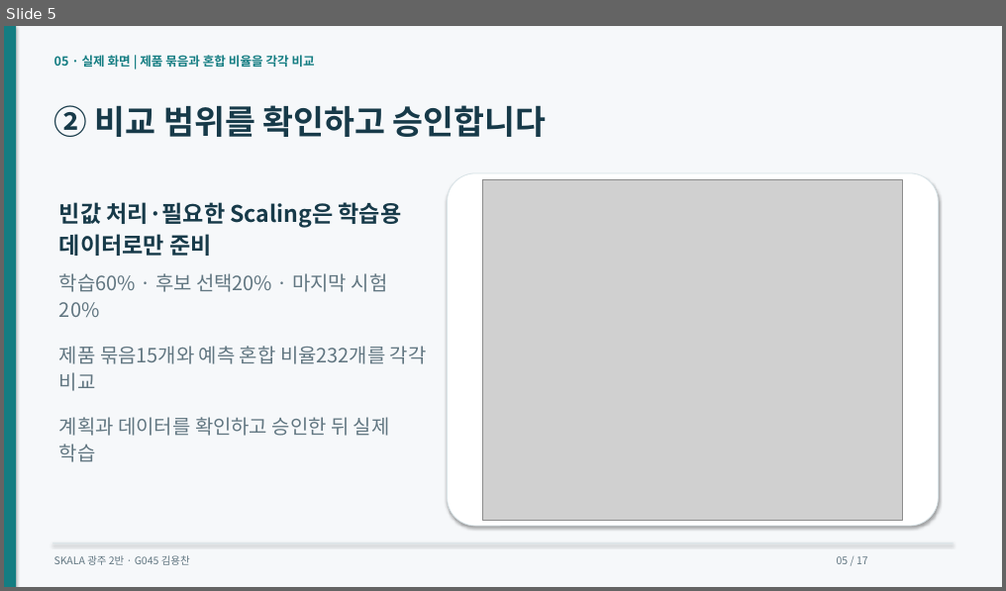
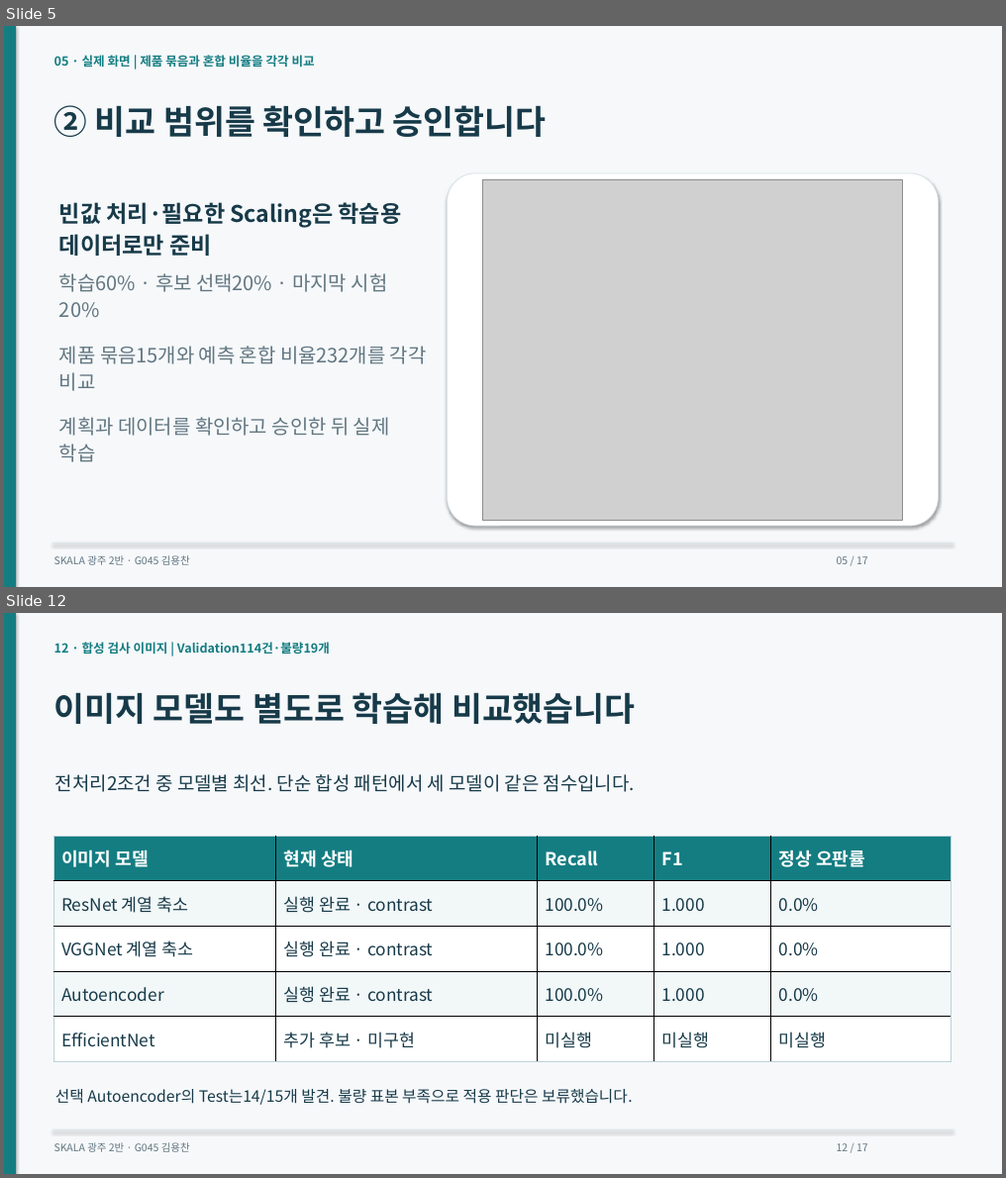
Before and after one commit to dragonchan95/Semiconductor-AI-Agent, a slide deck: docs/G045_Semiconductor_Agent.pptx. Shown one above the other, each under a label of ours: slide 5 before the commit, slides 5 and 12 after it; the slides between them are not shown. The pictures are 1006x591 and 1006x1178 pixels, drawn with LibreOffice and Linux fonts; fonts in the diff are those of the drawing; grey boxes stand for pictures. Boxes give left, top, right and bottom in pixels: in the first picture for what was removed or moved away, otherwise in the second. Text is boxed around its words. In the diff, an @@ line names an element or a change of style, - is before the commit and + after.

```diff
--- a/docs/G045_Semiconductor_Agent.pptx
+++ b/docs/G045_Semiconductor_Agent.pptx
@@ slide 12 added at (x1=4, y1=613, x2=1002, y2=1174), background #F6F8FA @@
@@ rectangle added at (x1=4, y1=613, x2=16, y2=1174), fill #147D82 @@
@@ text added at (x1=54, y1=642, x2=330, y2=654), 12 pt, text #147D82, bold @@
+12 · 합성 검사 이미지 | Validation114건·불량19개
@@ text added at (x1=54, y1=692, x2=635, y2=724), 32 pt, text #173A49, bold @@
+이미지 모델도 별도로 학습해 비교했습니다
@@ text added at (x1=55, y1=774, x2=635, y2=792), 18 pt, text #173A49 @@
+전처리2조건 중 모델별 최선. 단순 합성 패턴에서 세 모델이 같은 점수입니다.
@@ table added at (x1=54, y1=836, x2=951, y2=1062), 5 rows, 5 columns @@
+이미지 모델 | 현재 상태 | Recall | F1 | 정상 오판률
+ResNet 계열 축소 | 실행 완료 · contrast | 100.0% | 1.000 | 0.0%
+VGGNet 계열 축소 | 실행 완료 · contrast | 100.0% | 1.000 | 0.0%
+Autoencoder | 실행 완료 · contrast | 100.0% | 1.000 | 0.0%
+EfficientNet | 추가 후보 · 미구현 | 미실행 | 미실행 | 미실행
@@ text added at (x1=55, y1=1089, x2=633, y2=1105), 15 pt, text #173A49 @@
+선택 Autoencoder의 Test는14/15개 발견. 불량 표본 부족으로 적용 판단은 보류했습니다.
@@ rectangle added at (x1=53, y1=1131, x2=953, y2=1131), fill #D8E3E7 @@
@@ text added at (x1=54, y1=1143, x2=190, y2=1153), 10 pt, text #617681 @@
+SKALA 광주 2반 · G045 김용찬
@@ text added at (x1=837, y1=1144, x2=868, y2=1152), 10 pt, text #617681 @@
+12 / 17
```
Also in this commit, not shown: 14 slides changed, 1 slide removed, 15 other files.
